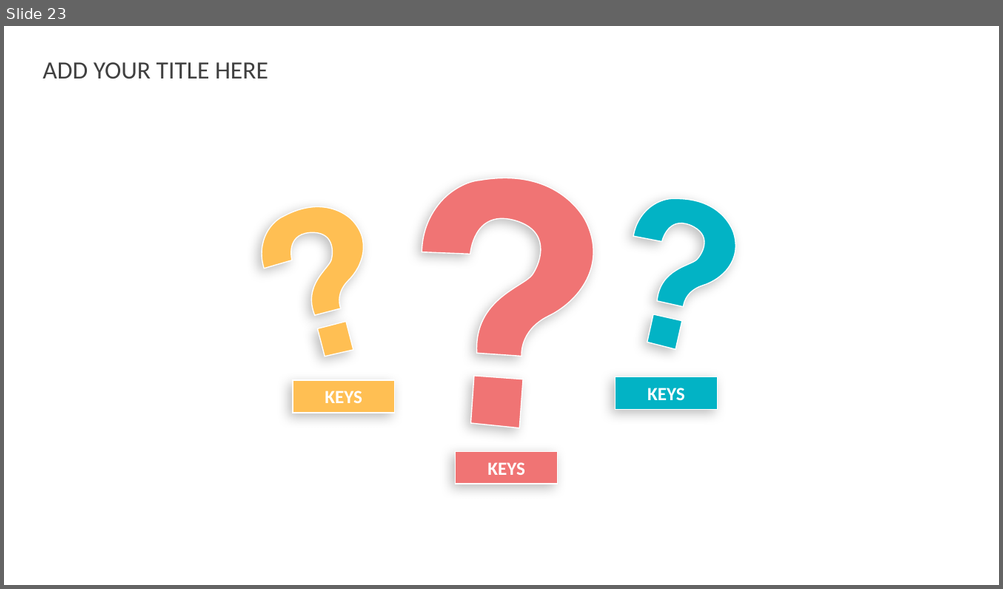
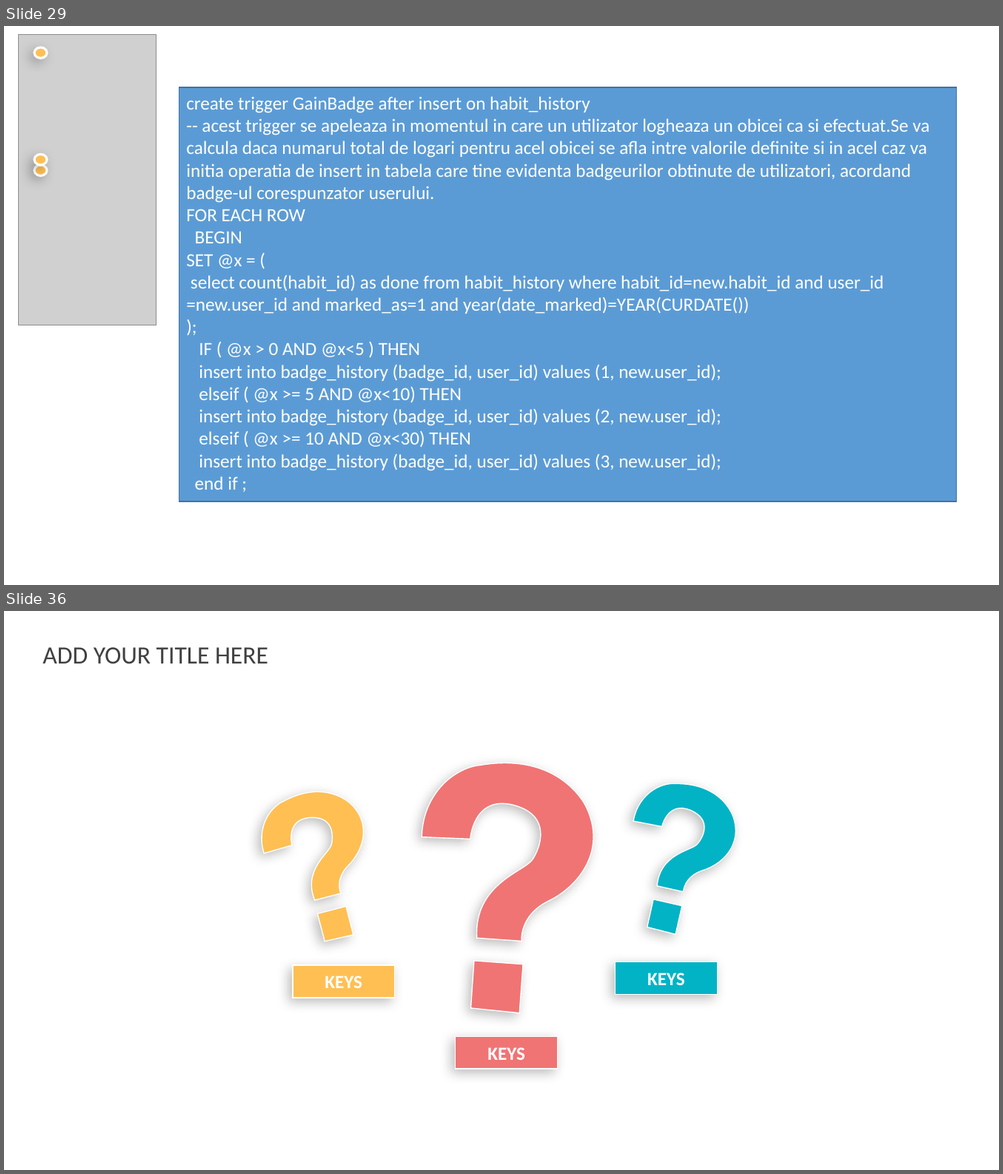
Before and after one commit to lia-ghita/ht, a slide deck: HabitTracker.pptx. Shown one above the other, each under a label of ours: slide 23 before the commit, slides 29 and 36 after it; the slides between them are not shown. The pictures are 1003x589 and 1003x1174 pixels, drawn with LibreOffice and Linux fonts; fonts in the diff are those of the drawing; grey boxes stand for pictures; background and template pictures are left out. Boxes give left, top, right and bottom in pixels: in the first picture for what was removed or moved away, otherwise in the second. Text is boxed around its words. In the diff, an @@ line names an element or a change of style, - is before the commit and + after.

```diff
--- a/HabitTracker.pptx
+++ b/HabitTracker.pptx
@@ slide 29 added at (x1=4, y1=26, x2=999, y2=585), background picture (left out) @@
@@ picture added at (x1=18, y1=34, x2=156, y2=325) @@
@@ ellipse added at (x1=34, y1=47, x2=47, y2=58), fill #FFBF53, outline #FFFFFF 2.25 pt @@
@@ rectangle added at (x1=179, y1=88, x2=957, y2=502), fill #5B9BD5, outline #43739E 1 pt, 18 pt, text #FFFFFF @@
+create trigger GainBadge after insert on habit_history
+-- acest trigger se apeleaza in momentul in care un utilizator logheaza un obicei ca si efectuat.Se va calcula daca numarul total de logari pentru acel obicei se afla intre valorile definite si in acel caz va initia operatia de insert in tabela care tine evidenta badgeurilor obtinute de utilizatori, acordand badge-ul corespunzator userului.
+FOR EACH ROW
+BEGIN
+SET @x = (
+select count(habit_id) as done from habit_history where habit_id=new.habit_id and user_id =new.user_id and marked_as=1 and year(date_marked)=YEAR(CURDATE())
+);
+IF ( @x > 0 AND @x<5 ) THEN
+insert into badge_history (badge_id, user_id) values (1, new.user_id);
+elseif ( @x >= 5 AND @x<10) THEN
+insert into badge_history (badge_id, user_id) values (2, new.user_id);
+elseif ( @x >= 10 AND @x<30) THEN
+insert into badge_history (badge_id, user_id) values (3, new.user_id);
+end if ;
@@ ellipse added at (x1=34, y1=154, x2=47, y2=165), fill #FFBF53, outline #FFFFFF 2.25 pt @@
@@ ellipse added at (x1=34, y1=165, x2=47, y2=175), fill #FFBF53, outline #FFFFFF 2.25 pt @@
@@ what was slide 23 is now slide 36 @@
```
Also in this commit, not shown: 3 slides changed, 18 other slides added, 23 slides removed.
